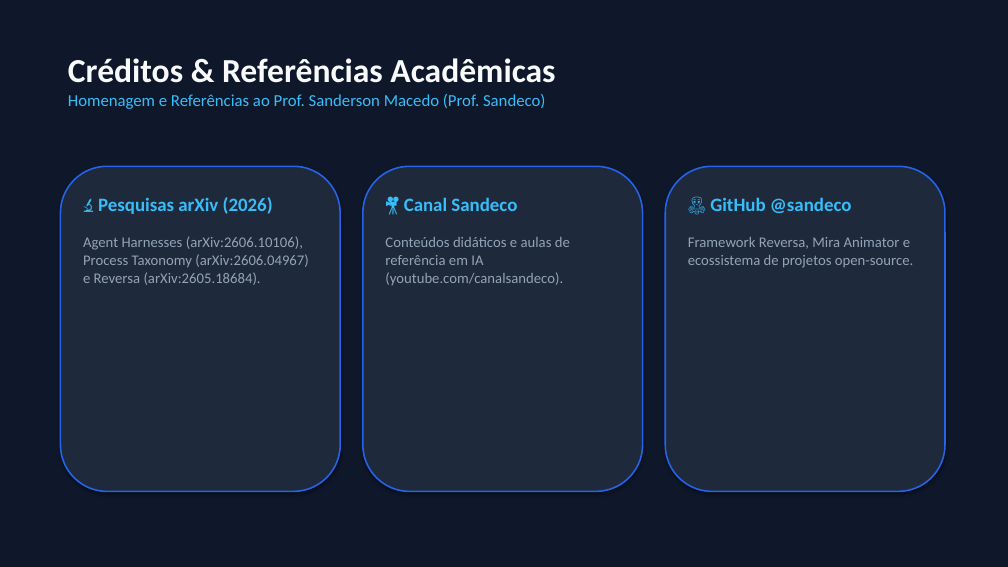
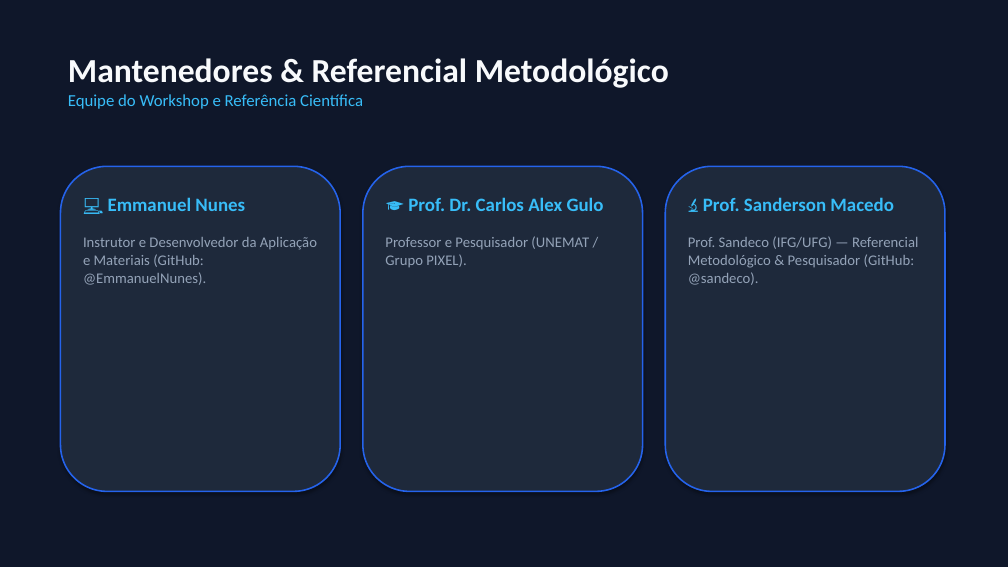
Before and after one commit to EmmanuelNunes/SECOMP---IA, a slide deck: slide 8 of slides/apresentacao.pptx. Drawn at 1008x567 pixels with LibreOffice and Linux fonts; fonts in the diff are those of the drawing. Boxes give left, top, right and bottom in pixels: in the first picture for what was removed or moved away, otherwise in the second. Text is boxed around its words. In the diff, an @@ line names an element or a change of style, - is before the commit and + after.

Commit message:
docs: atualiza equipe de mantenedores (Emmanuel Nunes, Prof. Dr. Carlos Alex Gulo e Prof. Sanderson Macedo)

```diff
--- a/slides/apresentacao.pptx
+++ b/slides/apresentacao.pptx
@@ text at (x1=68, y1=58, x2=669, y2=109): text changed @@
-Créditos & Referências Acadêmicas
-Homenagem e Referências ao Prof. Sanderson Macedo (Prof. Sandeco)
+Mantenedores & Referencial Metodológico
+Equipe do Workshop e Referência Científica
@@ text at (x1=83, y1=197, x2=317, y2=285): text changed @@
-🔬 Pesquisas arXiv (2026)
-Agent Harnesses (arXiv:2606.10106), Process Taxonomy (arXiv:2606.04967) e Reversa (arXiv:2605.18684).
+💻 Emmanuel Nunes
+Instrutor e Desenvolvedor da Aplicação e Materiais (GitHub: @EmmanuelNunes).
@@ text at (x1=385, y1=197, x2=604, y2=267): text changed @@
-🎥 Canal Sandeco
-Conteúdos didáticos e aulas de referência em IA (youtube.com/canalsandeco).
+🎓 Prof. Dr. Carlos Alex Gulo
+Professor e Pesquisador (UNEMAT / Grupo PIXEL).
@@ text at (x1=688, y1=197, x2=918, y2=285): text changed @@
-🐙 GitHub @sandeco
-Framework Reversa, Mira Animator e ecossistema de projetos open-source.
+🔬 Prof. Sanderson Macedo
+Prof. Sandeco (IFG/UFG) — Referencial Metodológico & Pesquisador (GitHub: @sandeco).
```
Also in this commit, not shown: 2 other slides changed, 3 other files.
